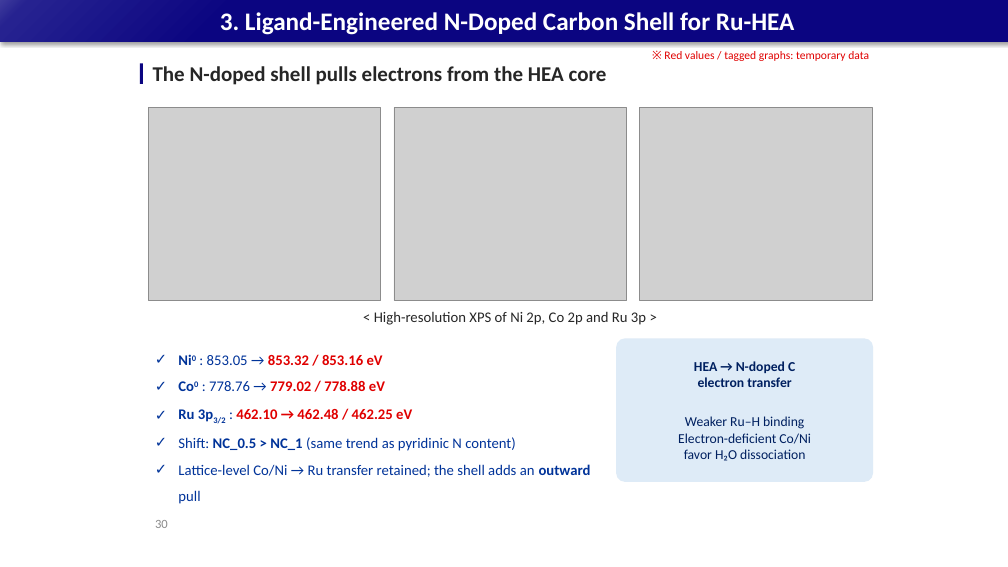
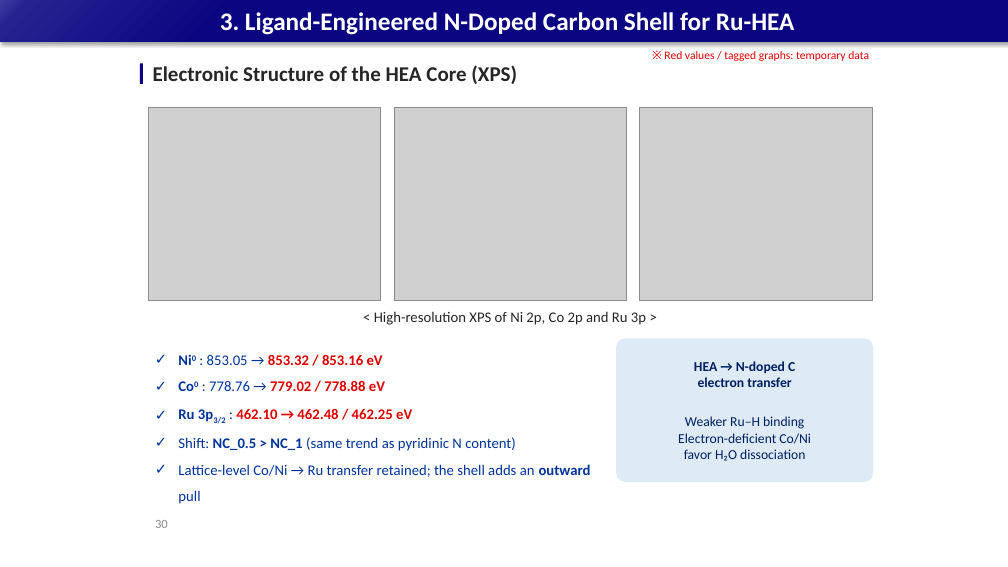
Before and after one commit to limsj0204/letter, a slide deck: slide 30 of 학위논문_디펜스_발표자료.pptx. Drawn at 1008x567 pixels with LibreOffice and Linux fonts; fonts in the diff are those of the drawing; grey boxes stand for pictures. Boxes give left, top, right and bottom in pixels: in the first picture for what was removed or moved away, otherwise in the second. Text is boxed around its words. In the diff, an @@ line names an element or a change of style, - is before the commit and + after.

```diff
--- a/학위논문_디펜스_발표자료.pptx
+++ b/학위논문_디펜스_발표자료.pptx
@@ text at (x1=153, y1=65, x2=517, y2=84): text changed @@
-The N-doped shell pulls electrons from the HEA core
+Electronic Structure of the HEA Core (XPS)
```
Also in this commit, not shown: 32 other slides changed.
